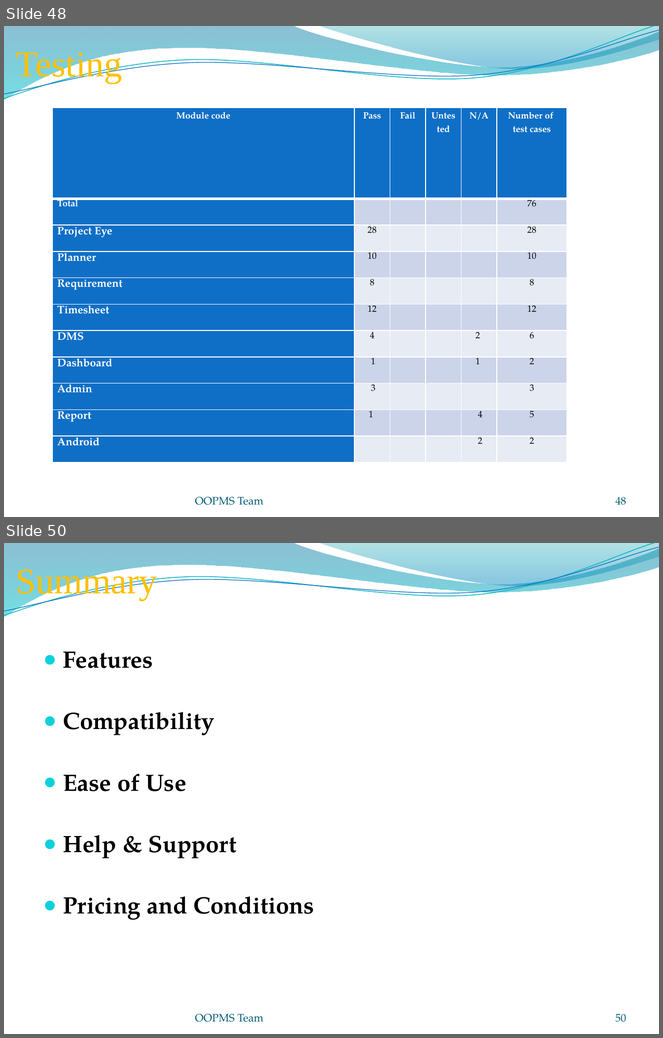
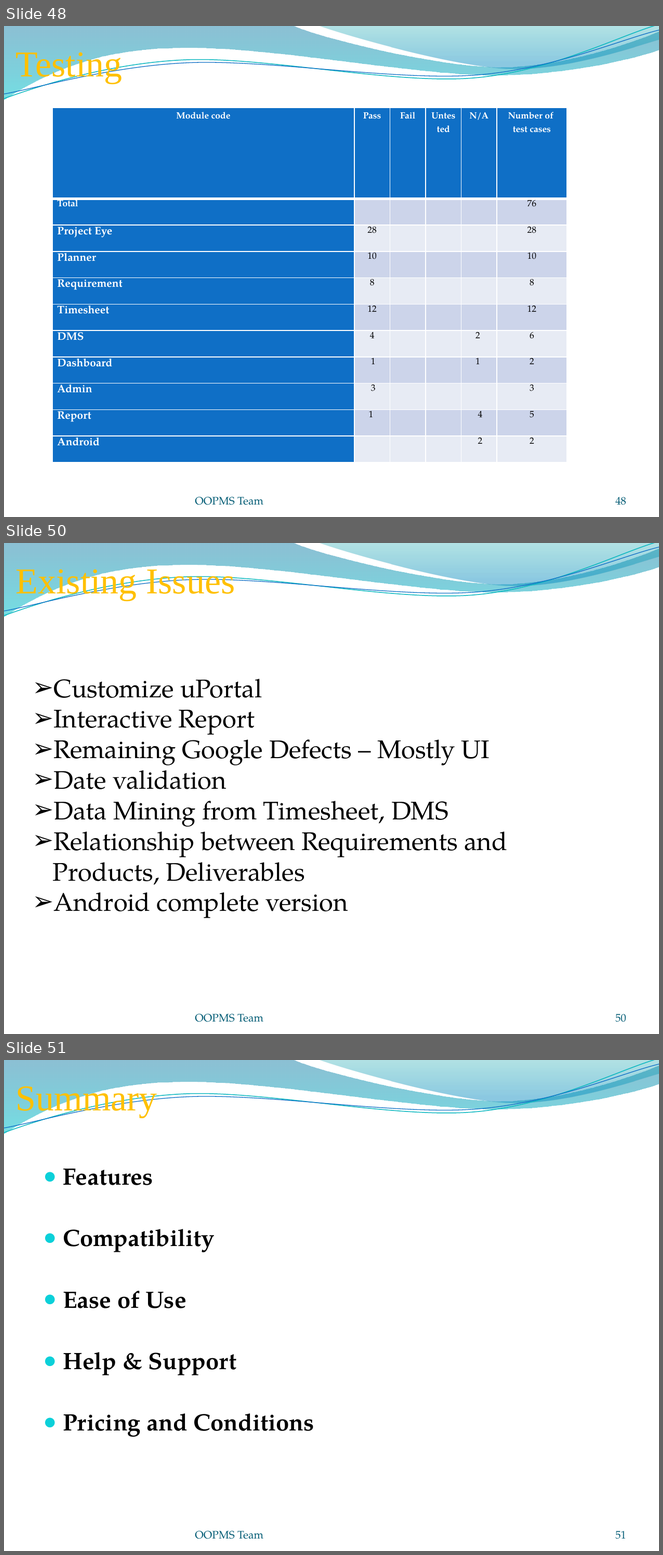
Before and after one commit to gofpattern/oopms, a slide deck: Document/Report/Presentation/OOPMS_Presentation_v1.0.pptx. Shown one above the other, each under a label of ours: slides 48 and 50 before the commit, slides 48, 50 and 51 after it; the slides between them are not shown. The pictures are 663x1038 and 663x1555 pixels, drawn with LibreOffice and Linux fonts; fonts in the diff are those of the drawing; background and template pictures are left out. Boxes give left, top, right and bottom in pixels: in the first picture for what was removed or moved away, otherwise in the second. Text is boxed around its words. In the diff, an @@ line names an element or a change of style, - is before the commit and + after.

```diff
--- a/Document/Report/Presentation/OOPMS_Presentation_v1.0.pptx
+++ b/Document/Report/Presentation/OOPMS_Presentation_v1.0.pptx
@@ slide 50 added at bbox=[4, 543, 659, 1034], background picture (left out); not listed: 4 template elements that a slide beside it also shows @@
@@ text added at bbox=[16, 565, 235, 600], 40 pt, text #FFC000 @@
+Existing Issues
@@ text added at bbox=[53, 679, 507, 918], 28 pt, text #000000 @@
+➢ Customize uPortal
+➢ Interactive Report
+➢ Remaining Google Defects – Mostly UI
+➢ Date validation
+➢ Data Mining from Timesheet, DMS
+➢ Relationship between Requirements and Products, Deliverables
+➢ Android complete version
@@ text added at bbox=[195, 1014, 263, 1022], 12 pt, text #045D75 @@
+OOPMS Team
@@ page number added at bbox=[616, 1014, 626, 1022], 12 pt, text #045D75 @@
+50
@@ what was slide 50 is now slide 51 @@
@@ page number at bbox=[616, 1531, 626, 1539]: text changed @@
-50
+51
```
Also in this commit, not shown: 4 slides changed, 1 other slide added, 1 slide removed.
